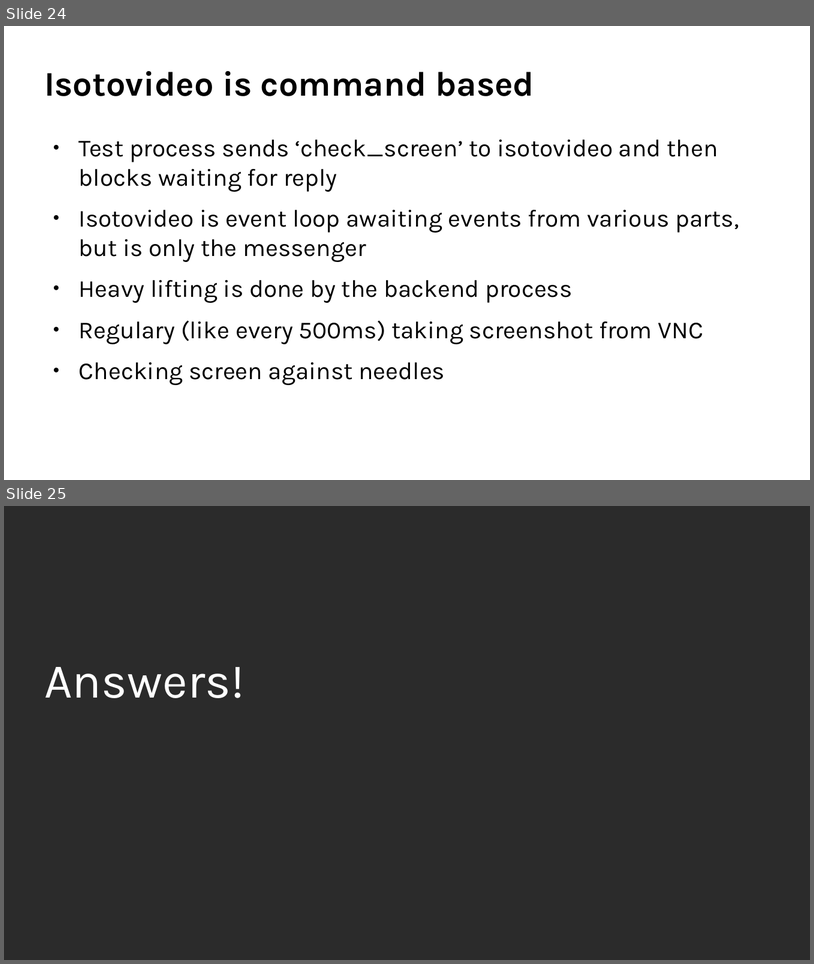
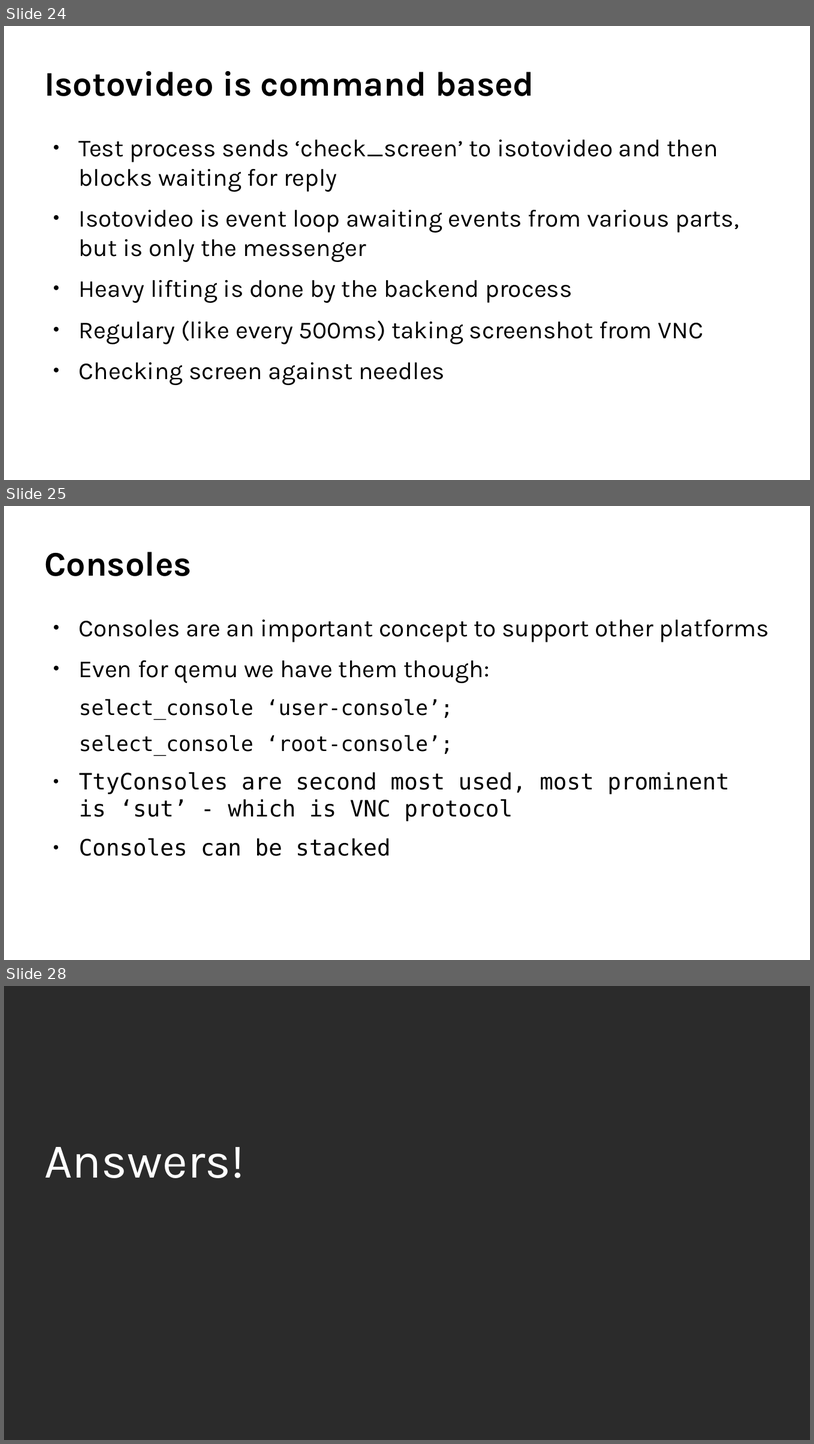
Before and after one commit to coolo/drunken-adventure, a slide deck: osc2017-1/openqa.odp. Shown one above the other, each under a label of ours: slides 24 and 25 before the commit, slides 24, 25 and 28 after it; the slides between them are not shown. The pictures are 814x964 and 814x1444 pixels, drawn with LibreOffice and Linux fonts; fonts in the diff are those of the drawing; background and template pictures are left out; a plain dark background stands for a picture behind light text. Boxes give left, top, right and bottom in pixels: in the first picture for what was removed or moved away, otherwise in the second. Text is boxed around its words. In the diff, an @@ line names an element or a change of style, - is before the commit and + after.

Commit message:
Some slides for consoles

```diff
--- a/osc2017-1/openqa.odp
+++ b/osc2017-1/openqa.odp
@@ slide 25 added at box(4, 506, 810, 960), background #FFFFFF @@
@@ title added at box(44, 552, 192, 576), 34 pt, text #000000, bold @@
+Consoles
@@ text added at box(79, 619, 770, 856), 22.2 pt, text #000000 @@
+● Consoles are an important concept to support other platforms
+● Even for qemu we have them though:
+select_console ‘user-console’;
+select_console ‘root-console’;
+● TtyConsoles are second most used, most prominent is ‘sut’ - which is VNC protocol
+● Consoles can be stacked
@@ what was slide 25 is now slide 28 @@
```
Also in this commit, not shown: 2 other slides added.
